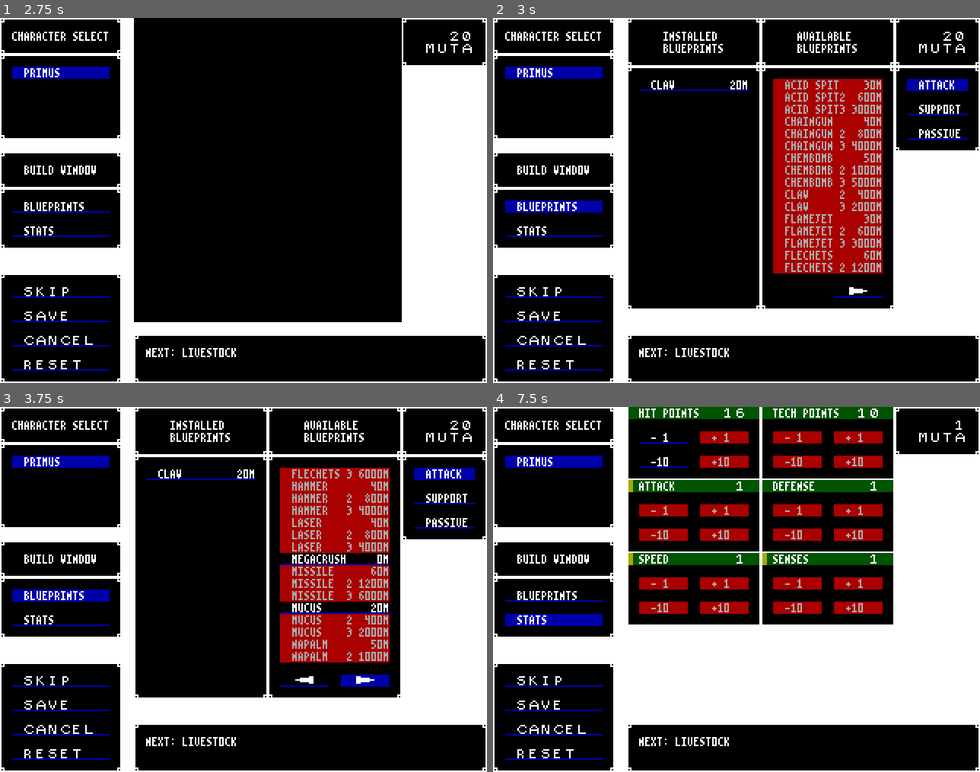
Above: before the commit, frames 1-4 (two rows, left to right).
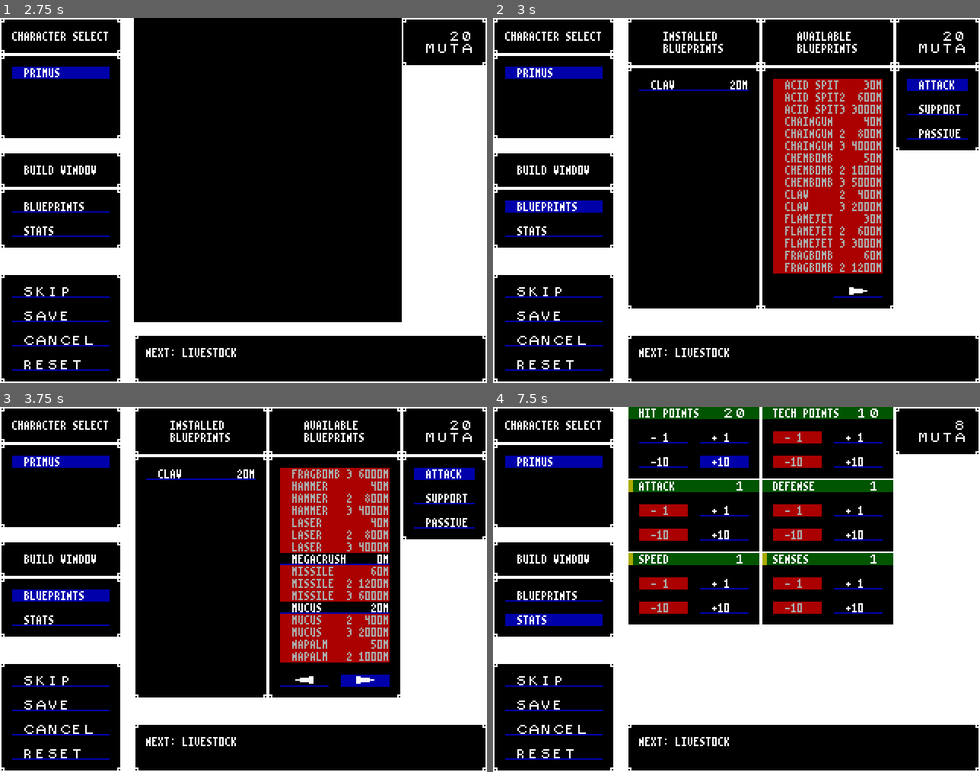
Above: after the commit, the same moments.

Repository: BeamBrain1/Morphose
Game: Godot game, scene res://Scenes/Global/root.tscn
Same seed, same stepped clock (60 frames per second), same inputs: the game is played once before the commit and once after it.
Inputs (mouse positions are in pixels of both pictures, inside the frame that each line leads up to):
- Up to frame 1 (2.75 s): click "SKIP" at 0.5 s; click "SKIP" at 1.25 s; click "PRIMUS" at 2 s
- Up to frame 2 (3 s): click "BLUEPRINTS" at 2.75 s
- Up to frame 3 (3.75 s): click (365, 680) at 3.5 s
- Up to frame 4 (7.5 s): click (858, 680) at 4.25 s; click "STATS" at 5 s; click "+ 1" at 5.75 s; click "-10" at 6.5 s; click "+10" at 7.25 s

Frame 1 is identical in both runs. In frame 2, 0.1% of the frame differs, in the area x 61-70%, y 63-70%; in frame 3, less than 0.1%; in frame 4, 4.0%, in the area x 42-97%, y 0-57%.

Commit message:
daily update

Diff:
--- a/Scenes/Battle/Combatant.gd
+++ b/Scenes/Battle/Combatant.gd
@@ -88,6 +88,7 @@
 	var final_amount: int = maxi(amount, 0)
 	pushBattleMessage(name + " recovers " + str(final_amount) + " HP.")
 	changeHP(final_amount)
+	marked_defeated = false
 
 
 func getStatusEffectFromEnumType(effect: STATUS_EFFECT) -> int:
--- a/Scenes/Battle/EnemyCombatant.gd
+++ b/Scenes/Battle/EnemyCombatant.gd
@@ -68,8 +68,6 @@
 
 	if Blueprint.blueprintIsInList(getPossibleBlueprintActions(), "Missile", 2):
 		return ACTION.BLUEPRINT
-	elif Blueprint.blueprintIsInList(getPossibleBlueprintActions(), "ChemBomb", 2) and energized_stacks >= 3:
-		return ACTION.BLUEPRINT
 	return ACTION.WAIT
 
 
@@ -80,7 +78,7 @@
 	if base_type.name.matchn("QUEEN"):
 		result = queenChooseBlueprint(party_combatants, enemy_combatants)
 	elif base_type.name.matchn("SILO LORD"):
-		result = siloLordChooseBlueprint()
+		result = siloLordChooseBlueprint(party_combatants)
 	else:
 		result = getPossibleBlueprintActions()[randi() % getPossibleBlueprintActions().size()]
 
@@ -103,12 +101,23 @@
 			return Blueprint.getBlueprintFromList(possible_actions, "Marshal")
 
 
-func siloLordChooseBlueprint() -> Blueprint:
+func siloLordChooseBlueprint(party_combatants: Array[PartyCombatant]) -> Blueprint:
 	var possible_actions = getPossibleBlueprintActions()
-	if Blueprint.blueprintIsInList(possible_actions, "Missile", 2):
+
+	var party_avg_defense: int = 0
+	var living_party_members: int = 0
+
+	for combatant in party_combatants:
+		if not combatant.isDefeated():
+			party_avg_defense += combatant.getStatusEffectAdjustedDefense()
+			living_party_members += 1
+
+	party_avg_defense /= maxi(living_party_members, 1)
+
+	if Blueprint.blueprintIsInList(possible_actions, "Missile", 2) and party_avg_defense > 40:
 		return Blueprint.getBlueprintFromList(possible_actions, "Missile", 2)
-	elif Blueprint.blueprintIsInList(possible_actions, "ChemBomb", 2):
-		return Blueprint.getBlueprintFromList(possible_actions, "ChemBomb", 2)
+	elif Blueprint.blueprintIsInList(possible_actions, "FragBomb", 2):
+		return Blueprint.getBlueprintFromList(possible_actions, "FragBomb", 2)
 	else:
 		return possible_actions[randi() % possible_actions.size()]
 
--- a/Scenes/Controllers/ControllerBattle.gd
+++ b/Scenes/Controllers/ControllerBattle.gd
@@ -108,6 +108,8 @@
 	elif action == Combatant.ACTION.BLUEPRINT:
 		if blueprint.multitarget:
 			executeMultitargetBlueprint(actor, blueprint, getTargetList(actor, blueprint))
+		elif blueprint is BlueprintSupport and blueprint.self_only:
+			executeBlueprint(actor, blueprint, actor)
 		else:
 			executeBlueprint(actor, blueprint, target)
 	else:
--- a/Scenes/Global/Constructs/Blueprint.gd
+++ b/Scenes/Global/Constructs/Blueprint.gd
@@ -83,7 +83,7 @@
 
 func sufficientTPForAtLeastOnePredecessor(tp: int) -> bool:
 	for bp in predecessors:
-		if bp.tp_cost <= tp:
+		if bp.getTechPointCost() <= tp:
 			return true
 	return false
 
--- a/Scenes/Global/Constructs/EnemyType.gd
+++ b/Scenes/Global/Constructs/EnemyType.gd
@@ -9,7 +9,9 @@
 func getBioEnergyValue() -> int:
 	var blueprint_value: int = mostExpensiveBlueprintValue()
 
-	var stat_average: int = (hp + tech_points) / 4
+	var stat_average: int = 0
+
+	stat_average += (hp + tech_points) / 4
 
 	for stat in [GlobalProgramData.COMBAT_STAT.ATTACK, GlobalProgramData.COMBAT_STAT.DEFENSE, GlobalProgramData.COMBAT_STAT.SENSES, GlobalProgramData.COMBAT_STAT.SPEED]:
 		stat_average += getStatFromEnumType(stat)
--- a/Scenes/Global/Constructs/PartyMember.gd
+++ b/Scenes/Global/Constructs/PartyMember.gd
@@ -17,6 +17,15 @@
 
 	var is_odd: bool = result % 2 == 1
 
+	if stat == GlobalProgramData.COMBAT_STAT.HP:
+		result -= Morphose.HP_MINIMUM
+	elif stat == GlobalProgramData.COMBAT_STAT.TECH_POINTS:
+		result -= Morphose.TP_MINIMUM
+	else:
+		result -= Morphose.STAT_MINIMUM
+
+	result = maxi(1, result)
+
 	# Discounted stats can be boosted at 3/4 price
 	if stat in discounted_stats:
 		result = maxi(1, (result * 3) / 4)
@@ -25,11 +34,7 @@
 	if stat in [GlobalProgramData.COMBAT_STAT.HP, GlobalProgramData.COMBAT_STAT.TECH_POINTS]:
 		result = result >> 2
 
-	# Round up for scaling - small change that stops it from getting out of hand
-	if is_odd:
-		result += 1
-
-	return max(1, result)	# All boosts cost at least 1 point
+	return maxi(1, result)	# All boosts cost at least 1 point
 
 
 # Cost in bio-energy to boost a given stat by 1 point from its current value
@@ -128,7 +133,7 @@
 	# Uninstall blueprints
 	for blueprint_list in [blueprints_attack, blueprints_support, blueprints_passive]:
 		while not blueprint_list.is_empty():
-			bio_energy += blueprint_list.pop_front().bio_energy_cost
+			bio_energy += blueprint_list.pop_front().getBioEnergyCost()
 
 
 # Free: If true, blueprint is installed without paying Muta
--- a/Scenes/Global/Tables/EncounterTable.gd
+++ b/Scenes/Global/Tables/EncounterTable.gd
@@ -39,14 +39,14 @@
 	table.append([enemy("Queen")])
 	table.append([enemy("Saiyon"), enemy("Harrier")])
 	table.append([enemy("Marauder"), enemy("Marauder")])
-	table.append([enemy("Saiyon"), enemy("Saiyon"), enemy("Marauder"), enemy("Marauder")])
-	table.append([enemy("Saiyon"), enemy("Saiyon"), enemy("Harrier"), enemy("Harrier")])
+	table.append([enemy("Saiyon"), enemy("Saiyon"), enemy("Marauder")])
+	table.append([enemy("Saiyon"), enemy("Harrier"), enemy("Harrier")])
 	table.append([enemy("Aquila"), enemy("Brawler")])
 	table.append([enemy("Brawler"), enemy("Marksman")])
 	table.append([enemy("Aquila"), enemy("Aquila"), enemy("Brawler")])
-	table.append([enemy("Brawler"), enemy("Marksman"), enemy("Marksman"), enemy("Brawler")])
-	table.append([enemy("Aquila"), enemy("Stoneback")])
+	table.append([enemy("Brawler"), enemy("Marksman"), enemy("Marksman")])
 	table.append([enemy("Aquila"), enemy("Stoneback"), enemy("Marksman")])
+	table.append([enemy("Aquila"), enemy("Aquila"), enemy("Marksman")])
 	table.append([enemy("Aquila"), enemy("Aquila"), enemy("Marksman"), enemy("Marksman")])
 	table.append([enemy("Stoneback"), enemy("Stoneback"), enemy("Marksman"), enemy("Marksman"), enemy("Marksman")])
 	table.append([enemy("Aquila"), enemy("Stoneback")])
--- a/Scenes/Global/Tables/EnemyTable.gd
+++ b/Scenes/Global/Tables/EnemyTable.gd
@@ -140,10 +140,10 @@
 	current_enemy.attack = 17
 	current_enemy.defense = 8
 	current_enemy.senses = 14
-	current_enemy.speed = 14
-	current_enemy.installBlueprintByNameAndTier("Claw", 1)
-	current_enemy.installBlueprintByNameAndTier("Hammer", 1)
-	current_enemy.installBlueprintByNameAndTier("Acid Spit", 1)
+	current_enemy.speed = 16
+	current_enemy.installBlueprintByNameAndTier("Claw", 1)
+	current_enemy.installBlueprintByNameAndTier("Hammer", 1)
+	current_enemy.installBlueprintByNameAndTier("Blitz", 1)
 	addEnemyToTable(current_enemy)
 
 	current_enemy = EnemyType.new()
@@ -153,7 +153,7 @@
 	current_enemy.attack = 25
 	current_enemy.defense = 3
 	current_enemy.senses = 10
-	current_enemy.speed = 16
+	current_enemy.speed = 15
 	current_enemy.installBlueprintByNameAndTier("Laser", 1)
 	addEnemyToTable(current_enemy)
 
@@ -189,22 +189,22 @@
 	current_enemy.name = "Marauder"
 	current_enemy.hp = 70
 	current_enemy.tech_points = 25
-	current_enemy.attack = 22
+	current_enemy.attack = 25
 	current_enemy.defense = 12
-	current_enemy.senses = 13
+	current_enemy.senses = 15
 	current_enemy.speed = 20
 	current_enemy.installBlueprintByNameAndTier("Claw", 1)
-	current_enemy.installBlueprintByNameAndTier("Chaingun", 1)
+	current_enemy.installBlueprintByNameAndTier("Hammer", 1)
 	addEnemyToTable(current_enemy)
 
 	current_enemy = EnemyType.new()
 	current_enemy.name = "Harrier"
 	current_enemy.hp = 50
 	current_enemy.tech_points = 20
-	current_enemy.attack = 25
+	current_enemy.attack = 30
 	current_enemy.defense = 12
-	current_enemy.senses = 15
-	current_enemy.speed = 21
+	current_enemy.senses = 17
+	current_enemy.speed = 22
 	current_enemy.installBlueprintByNameAndTier("Chaingun", 1)
 	current_enemy.installBlueprintByNameAndTier("Overclock", 1)
 	addEnemyToTable(current_enemy)
@@ -219,7 +219,7 @@
 	current_enemy.name = "Brawler"
 	current_enemy.hp = 80
 	current_enemy.tech_points = 50
-	current_enemy.attack = 20
+	current_enemy.attack = 25
 	current_enemy.defense = 15
 	current_enemy.senses = 20
 	current_enemy.speed = 18
@@ -230,11 +230,11 @@
 	current_enemy.name = "Aquila"
 	current_enemy.hp = 60
 	current_enemy.tech_points = 50
-	current_enemy.attack = 25
+	current_enemy.attack = 30
 	current_enemy.defense = 10
 	current_enemy.senses = 25
 	current_enemy.speed = 25
-	current_enemy.installBlueprintByNameAndTier("Flechets", 1)
+	current_enemy.installBlueprintByNameAndTier("FragBomb", 1)
 	current_enemy.installBlueprintByNameAndTier("ChemBomb", 1)
 	current_enemy.installBlueprintByNameAndTier("Claw", 1)
 	addEnemyToTable(current_enemy)
@@ -245,7 +245,7 @@
 	current_enemy.name = "Marksman"
 	current_enemy.hp = 50
 	current_enemy.tech_points = 30
-	current_enemy.attack = 25
+	current_enemy.attack = 30
 	current_enemy.defense = 10
 	current_enemy.senses = 50
 	current_enemy.speed = 25
@@ -270,51 +270,55 @@
 	current_enemy = EnemyType.new()
 	current_enemy.name = "Searcher"
 	current_enemy.hp = 80
-	current_enemy.tech_points = 60
-	current_enemy.attack = 25
-	current_enemy.defense = 15
-	current_enemy.senses = 25
-	current_enemy.speed = 25
+	current_enemy.tech_points = 80
+	current_enemy.attack = 40
+	current_enemy.defense = 25
+	current_enemy.senses = 60
+	current_enemy.speed = 40
 	current_enemy.installBlueprintByNameAndTier("Claw", 2)
 	current_enemy.installBlueprintByNameAndTier("Spot", 2)
 	addEnemyToTable(current_enemy)
 
 	current_enemy = EnemyType.new()
 	current_enemy.name = "Launcher"
-	current_enemy.hp = 100
+	current_enemy.hp = 130
 	current_enemy.tech_points = 80
-	current_enemy.attack = 35
-	current_enemy.defense = 12
-	current_enemy.senses = 25
-	current_enemy.speed = 25
+	current_enemy.attack = 60
+	current_enemy.defense = 20
+	current_enemy.senses = 40
+	current_enemy.speed = 40
 	current_enemy.installBlueprintByNameAndTier("Missile", 1)
-	current_enemy.installBlueprintByNameAndTier("Flechets", 1)
+	current_enemy.installBlueprintByNameAndTier("FragBomb", 1)
 	addEnemyToTable(current_enemy)
 
 	current_enemy = EnemyType.new()
 	current_enemy.name = "Silo Lord"
 	current_enemy.hp = 500
-	current_enemy.tech_points = 150
-	current_enemy.attack = 40
-	current_enemy.defense = 18
-	current_enemy.senses = 30
-	current_enemy.speed = 18
+	current_enemy.tech_points = 200
+	current_enemy.attack = 70
+	current_enemy.defense = 60
+	current_enemy.senses = 60
+	current_enemy.speed = 70
 	current_enemy.support_priority = 1
 	current_enemy.installBlueprintByNameAndTier("Missile", 2)
+	current_enemy.installBlueprintByNameAndTier("FragBomb", 2)
+	current_enemy.installBlueprintByNameAndTier("Hydrocoat", 2)
+	current_enemy.installBlueprintByNameAndTier("Molt", 2)
+	addEnemyToTable(current_enemy)
+
+	current_enemy = EnemyType.new()
+	current_enemy.name = "Tanker"
+	current_enemy.hp = 300
+	current_enemy.tech_points = 120
+	current_enemy.attack = 5
+	current_enemy.defense = 50
+	current_enemy.senses = 40
+	current_enemy.speed = 60
 	current_enemy.installBlueprintByNameAndTier("ChemBomb", 2)
-	addEnemyToTable(current_enemy)
-
-	current_enemy = EnemyType.new()
-	current_enemy.name = "Tanker"
-	current_enemy.hp = 200
-	current_enemy.tech_points = 100
-	current_enemy.attack = 25
-	current_enemy.defense = 15
-	current_enemy.senses = 25
-	current_enemy.speed = 25
-	current_enemy.installBlueprintByNameAndTier("Napalm", 1)
 	current_enemy.installBlueprintByNameAndTier("Turbo", 2)
 	current_enemy.installBlueprintByNameAndTier("Honey", 2)
+	current_enemy.installBlueprintByNameAndTier("Hydrocoat", 1)
+	current_enemy.installBlueprintByNameAndTier("Molt", 1)
 	addEnemyToTable(current_enemy)
 
 	### CANYON OVERWORLD ###
--- a/Scenes/Global/root.gd
+++ b/Scenes/Global/root.gd
@@ -86,14 +86,14 @@
 	c3.name = PartyMember.PARTY_MEMBER_3_NAME
 	c3.hp = 50
 	c3.tech_points = 40
-	c3.attack = 10
+	c3.attack = 5
 	c3.defense = 12
-	c3.senses = 20
+	c3.senses = 16
 	c3.speed = 12
 	c3.bio_energy = 0
 	c3.discounted_stats = [GlobalProgramData.COMBAT_STAT.HP, GlobalProgramData.COMBAT_STAT.TECH_POINTS, GlobalProgramData.COMBAT_STAT.SENSES]
 
-	c3.installBlueprint(Blueprint.getBlueprintFromGlobalList("Claw", 1), true)
+	c3.installBlueprint(Blueprint.getBlueprintFromGlobalList("Acid Spit", 1), true)
 	c3.installBlueprint(Blueprint.getBlueprintFromGlobalList("Psypulse", 1), true)
 	c3.installBlueprint(Blueprint.getBlueprintFromGlobalList("Honey", 1), true)
 	c3.installBlueprint(Blueprint.getBlueprintFromGlobalList("Firefoam", 1), true)
Not shown, changed: Documentation/plot_reference.txt
Not shown, changed: blueprints.dat
